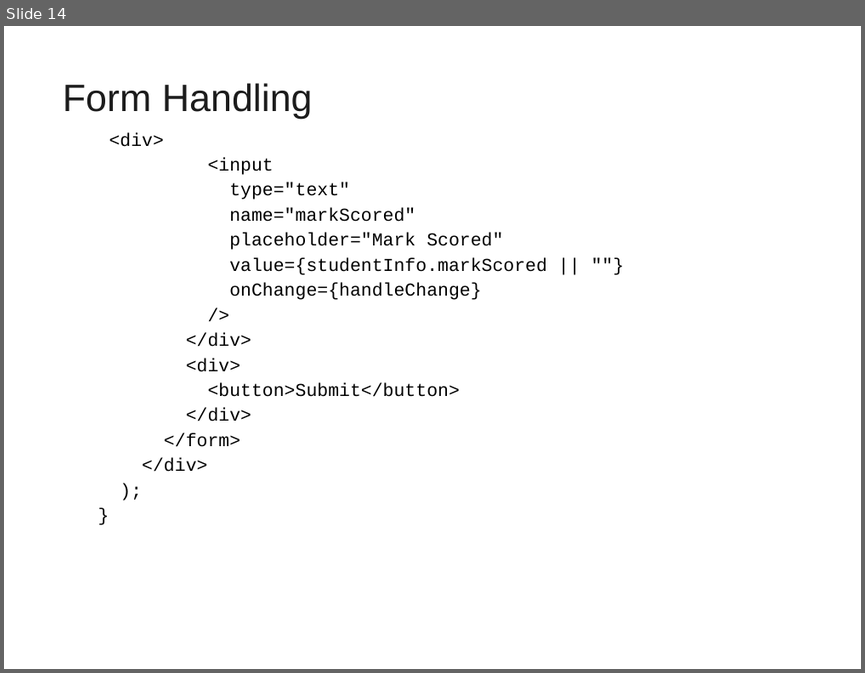
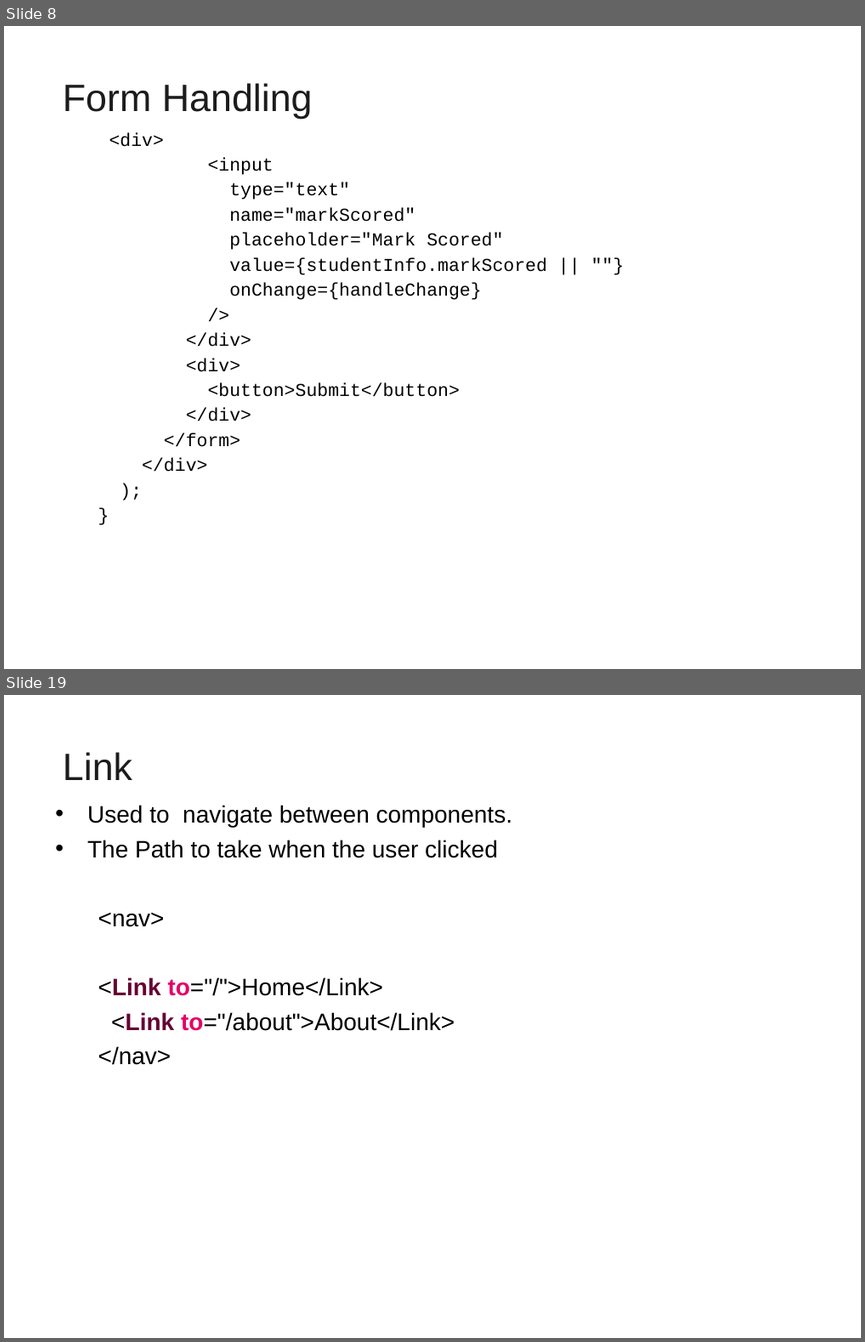
Before and after one commit to vatsanTraining/freshers_dec_2021, a slide deck: ReactJS_Module2.ppt. Shown one above the other, each under a label of ours: slide 14 before the commit, slides 8 and 19 after it; the slides between them are not shown. The pictures are 865x673 and 865x1342 pixels, drawn with LibreOffice and Linux fonts; fonts in the diff are those of the drawing; background and template pictures are left out. Boxes give left, top, right and bottom in pixels: in the first picture for what was removed or moved away, otherwise in the second. Text is boxed around its words. In the diff, an @@ line names an element or a change of style, - is before the commit and + after.

```diff
--- a/ReactJS_Module2.ppt
+++ b/ReactJS_Module2.ppt
@@ slide 19 added at (x1=4, y1=695, x2=861, y2=1338), background picture (left out) @@
@@ title added at (x1=63, y1=752, x2=132, y2=780), 32 pt, text #1C1C1C @@
+Link
@@ text added at (x1=87, y1=805, x2=512, y2=1065), 20 pt, text #000000 @@
+• Used to navigate between components.
+• The Path to take when the user clicked
+  <nav>
+  <Link to="/">Home</Link>
+  <Link to="/about">About</Link>
+  </nav>
@@ what was slide 14 is now slide 8 @@
```
Also in this commit, not shown: 1 slide changed, 17 other slides added, 5 slides removed.
